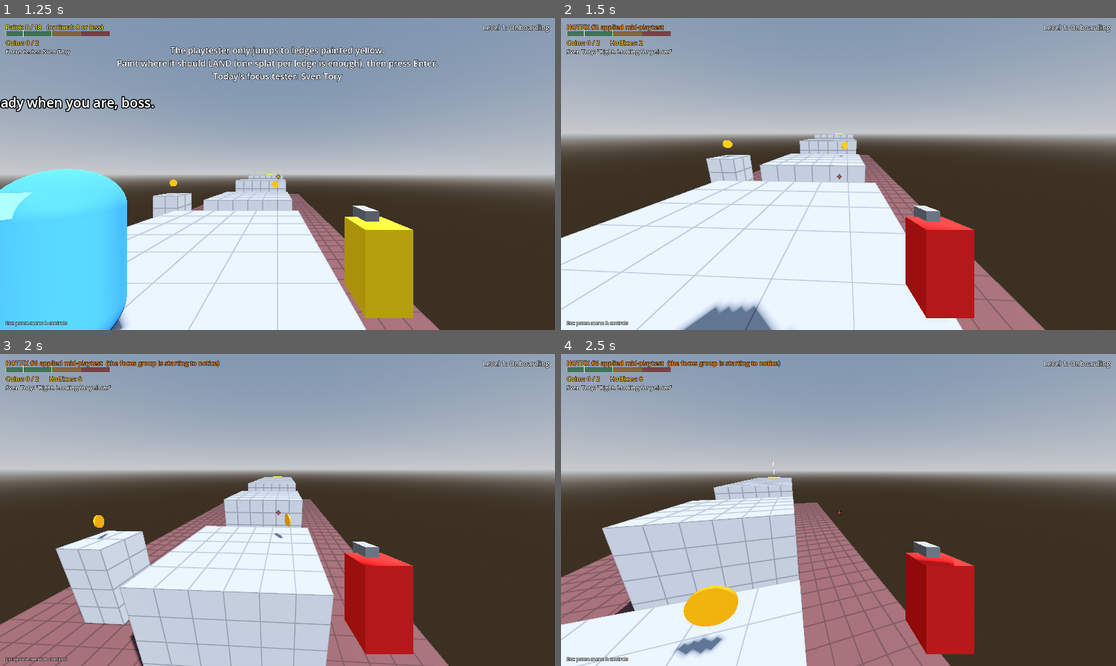
Above: before the commit, frames 1-4 (two rows, left to right).
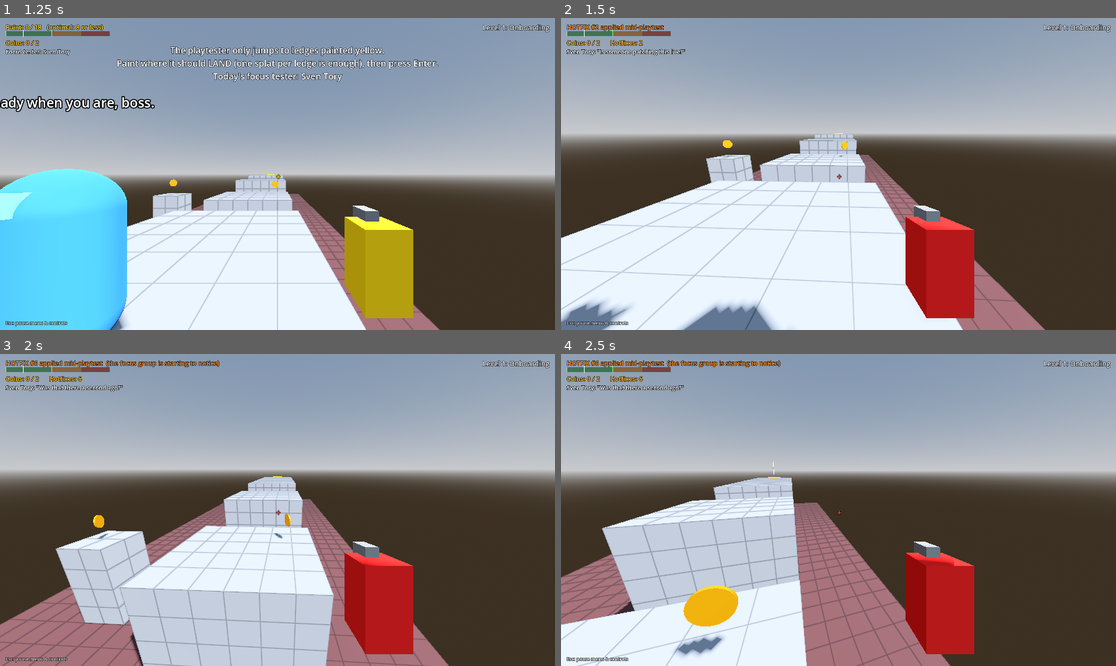
Above: after the commit, the same moments.

Repository: RSghr/yellow-paint
Game: Godot game, scene res://level_select.tscn
Two runs of this game, one before a commit and one after it. Both use one fixed random seed, a clock stepped at 60 frames per second and the inputs below.
Inputs (mouse positions are in pixels of both pictures, inside the frame that each line leads up to):
- Up to frame 1 (1.25 s): click "1. Onboarding not finished" at 0.5 s
- Up to frame 2 (1.5 s): tap Enter (start_test) at 1.25 s; move the mouse to (832, 180) at 1.27 s; press the mouse at (832, 180) at 1.28 s; hold W (move_forward) from 1.28 s (still down)
- Up to frame 3 (2 s): keep holding W (move_forward); tap Space (jump) at 1.52 s
- Up to frame 4 (2.5 s): keep holding W (move_forward); move the mouse to (877, 513) at 2.02 s; release the mouse at (877, 513) at 2.03 s; tap Backspace (clear_paint) at 2.1 s; tap Space (jump) at 2.27 s; click (877, 513) at 2.3 s

Frame 1 is identical in both runs. In frame 2, 1.0% of the frame differs, in the area x 0-23%, y 9-100%; in frame 3, 0.2%; in frame 4, 0.2%.

Commit message:
Hotfix splats are an order: instant notice, full trust, top priority; bigger pulsing visual
Co-Authored-By: Claude Opus 5.5 <noreply@anthropic.com>
Claude-Session: https://claude.ai/code/session_01W5jG8cMnz72ugdxaP4H6QQ

Diff:
--- a/paint_mark.gd
+++ b/paint_mark.gd
@@ -12,11 +12,22 @@
 var hotfix := false  ## Painted during a playtest (a "hotfix"): red, counted separately in the score, removed on reset.
 
 
+var _decal: Decal
+var _age := 0.0
+var _base_size := Vector3.ONE
+
+
 func build_visual(normal: Vector3, texture: Texture2D, color := Color(1.0, 0.82, 0.05)) -> void:
 	var decal := Decal.new()
+	_decal = decal
 	decal.modulate = color  # The image is white; this makes it yellow (or red for a hotfix).
 	var s := randf_range(0.9, 1.3)
+	if hotfix:
+		s = 1.5  # Big, glowing and pulsing: a hotfix should be impossible to miss.
+		decal.texture_emission = texture
+		decal.emission_energy = 2.0
 	decal.size = Vector3(1.3 * s, 0.6, 1.3 * s)
+	_base_size = decal.size
 	decal.texture_albedo = texture
 	decal.albedo_mix = 1.0
 	decal.upper_fade = 0.05
@@ -29,3 +40,16 @@
 	var x_axis := up.cross(helper).normalized()
 	var z_axis := x_axis.cross(up).normalized()
 	decal.global_basis = Basis(x_axis, up, z_axis).rotated(up, randf() * TAU)
+
+
+## Hotfix splats slap down with a pop, then keep pulsing.
+func _process(delta: float) -> void:
+	if not hotfix or not _decal:
+		set_process(false)
+		return
+	_age += delta
+	var pop := 1.0 + 0.6 * exp(-_age * 8.0) * cos(_age * 25.0)  # Overshoot, then settle.
+	var pulse := 1.0 + 0.08 * sin(_age * 6.0)
+	var k := pop * pulse
+	_decal.size = Vector3(_base_size.x * k, _base_size.y, _base_size.z * k)
+	_decal.emission_energy = 1.5 + 1.5 * (0.5 + 0.5 * sin(_age * 6.0))
--- a/runner.gd
+++ b/runner.gd
@@ -44,6 +44,7 @@
 @export var view_angle_deg := 100.0
 @export var notice_rate := 1.6  ## Higher = spots paint faster. Lone splats at 5m take about a second of looking.
 @export var trust_radius := 1.3  ## Splats within this radius pile up into one spot's trust.
+@export var hotfix_trust := 5  ## A hotfix splat is trusted like a big blob: no hesitation, confident walk.
 
 @export_group("Personality")
 @export var scan_time := 1.8  ## A full look-around, left to right.
@@ -87,6 +88,7 @@
 var _wanders := 0
 var _home_y := 0.0  ## Height of the last trusted ground; wandering stays near it.
 var _rethink := false  ## Something new was noticed; reconsider the plan at the next chance.
+var _urgent := false  ## A hotfix appeared: drop whatever it's standing around doing and replan now.
 var _lost_time := 0.0  ## Seconds since it last made progress (reached paint/coin/button/flag, saw new paint, a door opened).
 var _last_jump_desperate := false
 var _coin_attention := {}  ## coin instance id -> attention
@@ -165,6 +167,7 @@
 	_goal_known = false
 	_wanders = 0
 	_rethink = false
+	_urgent = false
 	_lost_time = 0.0
 	_last_jump_desperate = false
 	_home_y = _spawn.origin.y - FEET_OFFSET
@@ -216,10 +219,14 @@
 		if is_instance_valid(mark.host) and mark.host.kind == "breakable" and _breakable_choice(mark.host, seen) == "break":
 			continue  # It's going to smash this, not stand on it.
 		var trust := 0
+		var hot := false
 		for other in seen:
 			if other.role == "nav" and other.global_position.distance_to(mark.global_position) <= trust_radius:
 				trust += 1
-		spots.append({pos = mark.stand_point, trust = trust, host = mark.host})
+				hot = hot or other.hotfix
+		if hot:
+			trust = maxi(trust, hotfix_trust)  # The operator stepped in mid-run: that's an order.
+		spots.append({pos = mark.stand_point, trust = trust, host = mark.host, hotfix = hot})
 	return spots
 
 
@@ -232,8 +239,9 @@
 			continue
 		var id := mark.host.get_instance_id()
 		if not by_host.has(id):
-			by_host[id] = {pos = mark.interact_point, trust = 0, host = mark.host}
-		by_host[id].trust += 1
+			by_host[id] = {pos = mark.interact_point, trust = 0, host = mark.host, hotfix = false}
+		by_host[id].trust += hotfix_trust if mark.hotfix else 1
+		by_host[id].hotfix = by_host[id].hotfix or mark.hotfix
 	var tasks: Array[Dictionary] = []
 	for task in by_host.values():
 		if task.host.kind == "breakable" and _breakable_choice(task.host, seen) != "break":
@@ -248,10 +256,11 @@
 	var t := 0
 	for mark in seen:
 		if mark.host == host:
+			var weight := 10 if mark.hotfix else 1  # A hotfix settles the question.
 			if mark.role == "interact":
-				i += 1
+				i += weight
 			elif mark.role == "nav":
-				t += 1
+				t += weight
 	if i == 0:
 		return "climb"
 	if t == 0:
@@ -293,6 +302,11 @@
 			_perceive_timer = 0.0
 			if debug_view:
 				_draw_debug()
+
+	if _urgent and is_on_floor() and state in [State.SCANNING, State.HESITATING, State.CONFUSED]:
+		_urgent = false
+		_wanders = 0
+		_decide()  # No scanning, no psyching up: the operator just pointed somewhere.
 
 	match state:
 		State.WALKING:
@@ -599,6 +613,11 @@
 				continue
 			# Aim a little off the surface: paint on a ledge lip wraps over the edge and shows from below.
 			var target := mark.global_position + (Vector3.UP * 0.3 if mark.role == "nav" else mark.normal * 0.25)
+			# A hotfix grabs its attention at once, even outside its view cone (it still needs line of sight).
+			if mark.hotfix and _can_see(space, eye, look, -1.0, target):
+				_seen[id] = true
+				_on_noticed(mark, 1)
+				continue
 			if not _can_see(space, eye, look, cos_half, target):
 				continue
 			# Bigger blobs of paint are more eye-catching.
@@ -656,9 +675,15 @@
 		return
 	if mark.role in ["interact", "nav"]:
 		_lost_time = 0.0
-	if mark.hotfix and state not in [State.WAITING, State.CELEBRATING]:
+	if mark.hotfix:
+		_lost_time = 0.0
+		_rethink = true
+		_urgent = true
+		_look_at(mark.global_position, 1.0)
 		say(["Was that there a second ago?", "Hey! The level just changed!", "Is someone patching this live?",
-			"New yellow? Did I miss a patch note?", "Okay, who's painting behind my back?"].pick_random(), true)
+			"Red paint? Okay, OKAY, I'm going!", "Okay, who's painting behind my back?",
+			"A hotfix! Over there!"].pick_random(), true)
+		return
 	if mark.role == "interact":
 		_rethink = true
 		_look_at(mark.global_position, 0.8)
@@ -691,26 +716,31 @@
 	var trust: Array[int] = [99]
 	var kinds: Array[String] = ["me"]
 	var payload: Array = [null]
+	var hot: Array[bool] = [false]  ## Hotfix paint: goes to the front of the queue.
 	for s in known_spots():
 		nodes.append(s.pos)
 		trust.append(s.trust)
 		kinds.append("paint")
 		payload.append(null)
+		hot.append(s.hotfix)
 	if _goal_known:
 		nodes.append(_goal.global_position)
 		trust.append(5)
 		kinds.append("goal")
 		payload.append(null)
+		hot.append(false)
 	for t in known_tasks():
 		nodes.append(t.pos)
 		trust.append(t.trust)
 		kinds.append("task")
 		payload.append(t.host)
+		hot.append(t.hotfix)
 	for c in known_coins():
 		nodes.append(c.global_position)
 		trust.append(5)
 		kinds.append("coin")
 		payload.append(c)
+		hot.append(false)
 
 	# Dijkstra. Jumps only land on paint or the flag. Low-trust spots cost extra.
 	var n := nodes.size()
@@ -747,7 +777,7 @@
 				via_jump[v] = link.jump
 				via_point[v] = link.get("via")
 
-	var target := _pick_target(nodes, trust, kinds, dist)
+	var target := _pick_target(nodes, trust, kinds, dist, hot)
 	_path.clear()
 	if target != -1:
 		var i := target
@@ -758,6 +788,10 @@
 				_path.push_front({pos = via_point[i], jump = false, trust = 99, leap = false,
 					paint = false, kind = "walk", host = null})
 			i = prev[i]
+		if hot[target]:
+			# Heading for a hotfix: no doubts or look-arounds on the way, it's on a mission.
+			for step in _path:
+				step.trust = maxi(step.trust, hotfix_trust)
 		# Already standing on the first step? Skip it (otherwise it "arrives" there forever).
 		while _path.size() > 1 and not _path[0].jump and _path[0].kind == "paint" \
 				and Vector2(_path[0].pos.x - feet().x, _path[0].pos.z - feet().z).length() < 0.35:
@@ -788,9 +822,22 @@
 		"I need yellow to understand things.", "Hello? Level designer?"].pick_random(), true)
 
 
-## Priorities: a nearby coin > the flag > painted things to use > unvisited paint.
-func _pick_target(nodes: Array[Vector3], trust: Array[int], kinds: Array[String], dist: Array[float]) -> int:
+## Priorities: hotfixes > a nearby coin > the flag > painted things to use > unvisited paint.
+func _pick_target(nodes: Array[Vector3], trust: Array[int], kinds: Array[String], dist: Array[float],
+		hot: Array[bool]) -> int:
 	var best := -1
+	# Hotfixes are the operator stepping in mid-run: go there before anything else (nearest unused one).
+	# Once it has stood on it (or used it), it goes back to its normal priorities.
+	for i in nodes.size():
+		if not hot[i] or dist[i] == INF:
+			continue
+		if (kinds[i] == "paint" and not _is_visited(nodes[i])) or kinds[i] == "task":
+			if best == -1 or dist[i] < dist[best]:
+				best = i
+	if best != -1:
+		_retrace_to = Vector3.INF
+		return best
+
 	for i in nodes.size():
 		if kinds[i] == "coin" and dist[i] <= coin_detour and (best == -1 or dist[i] < dist[best]):
 			best = i
Not shown, changed: CLAUDE.md
